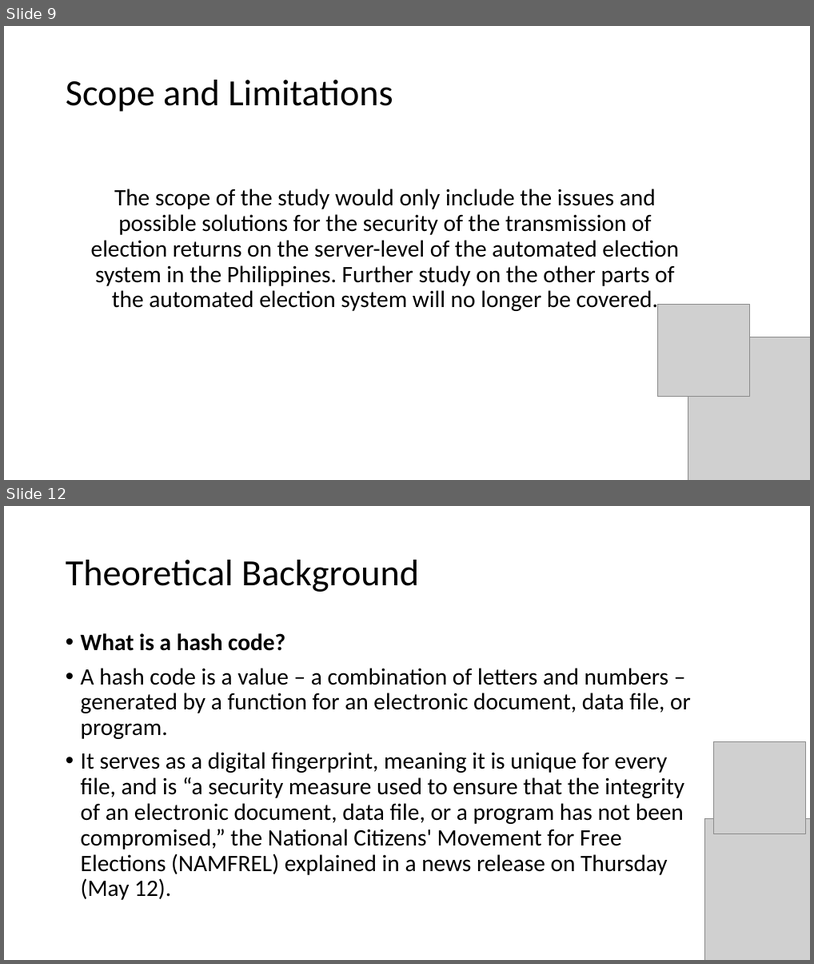
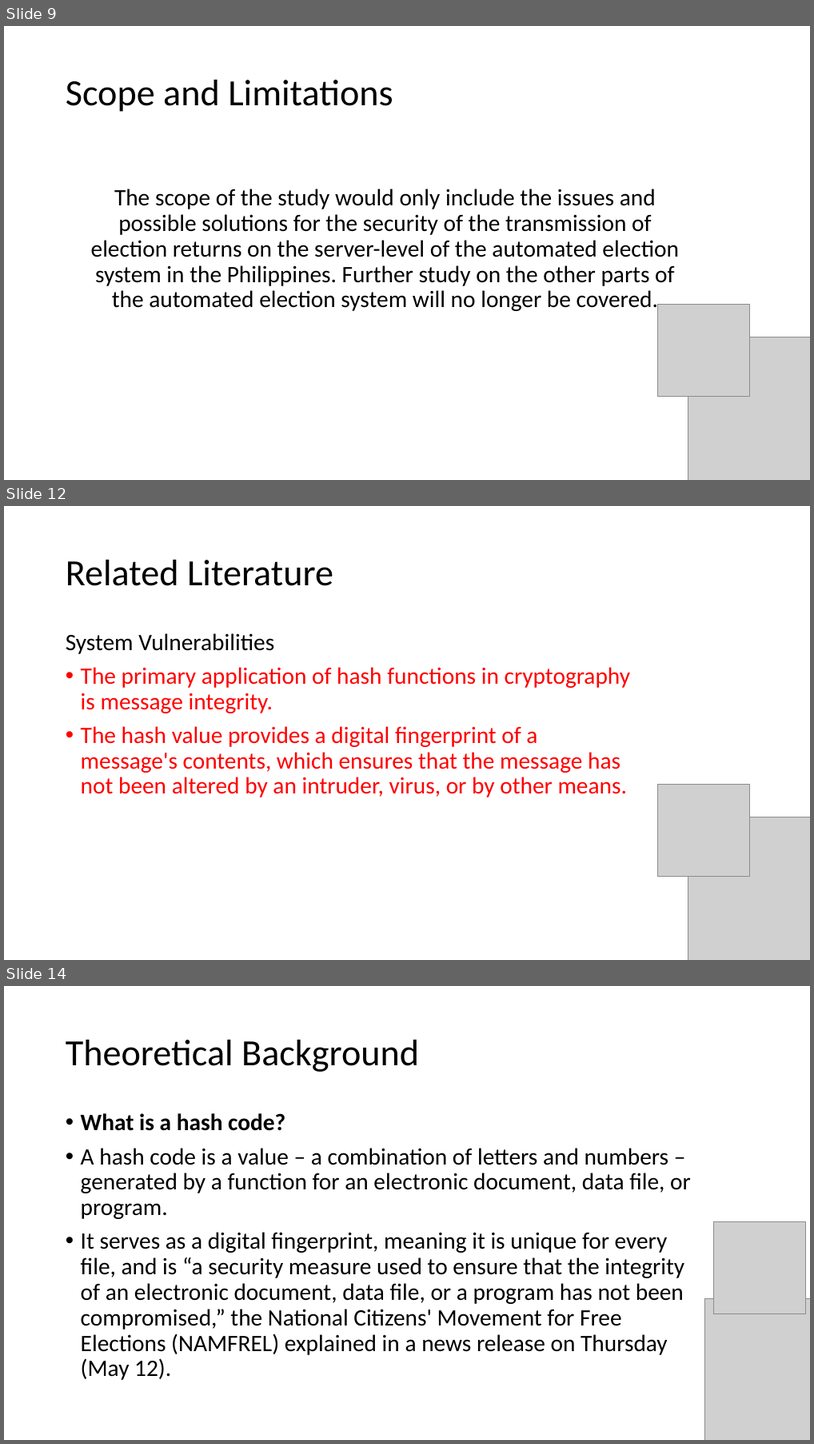
Before and after one commit to seans888/Project---Automate-Election, a slide deck: Documentation/Finals_Sysadd1.pptx. Shown one above the other, each under a label of ours: slides 9 and 12 before the commit, slides 9, 12 and 14 after it; the slides between them are not shown. The pictures are 814x964 and 814x1444 pixels, drawn with LibreOffice and Linux fonts; fonts in the diff are those of the drawing; grey boxes stand for pictures. Boxes give left, top, right and bottom in pixels: in the first picture for what was removed or moved away, otherwise in the second. Text is boxed around its words. In the diff, an @@ line names an element or a change of style, - is before the commit and + after.

```diff
--- a/Documentation/Finals_Sysadd1.pptx
+++ b/Documentation/Finals_Sysadd1.pptx
@@ slide 12 added at (4, 506, 810, 960), background #FFFFFF @@
@@ title added at (66, 560, 334, 586), 44 pt, text #000000 @@
+Related Literature
@@ text added at (66, 633, 630, 797), 28 pt, text #FF0000 @@
+System Vulnerabilities
+• The primary application of hash functions in cryptography is message integrity.
+• The hash value provides a digital fingerprint of a message's contents, which ensures that the message has not been altered by an intruder, virus, or by other means.
@@ picture added at (658, 784, 750, 876) @@
@@ picture added at (688, 817, 810, 960) @@
@@ what was slide 12 is now slide 14 @@
```
Also in this commit, not shown: 2 slides changed, 10 other slides added, 2 other files.
